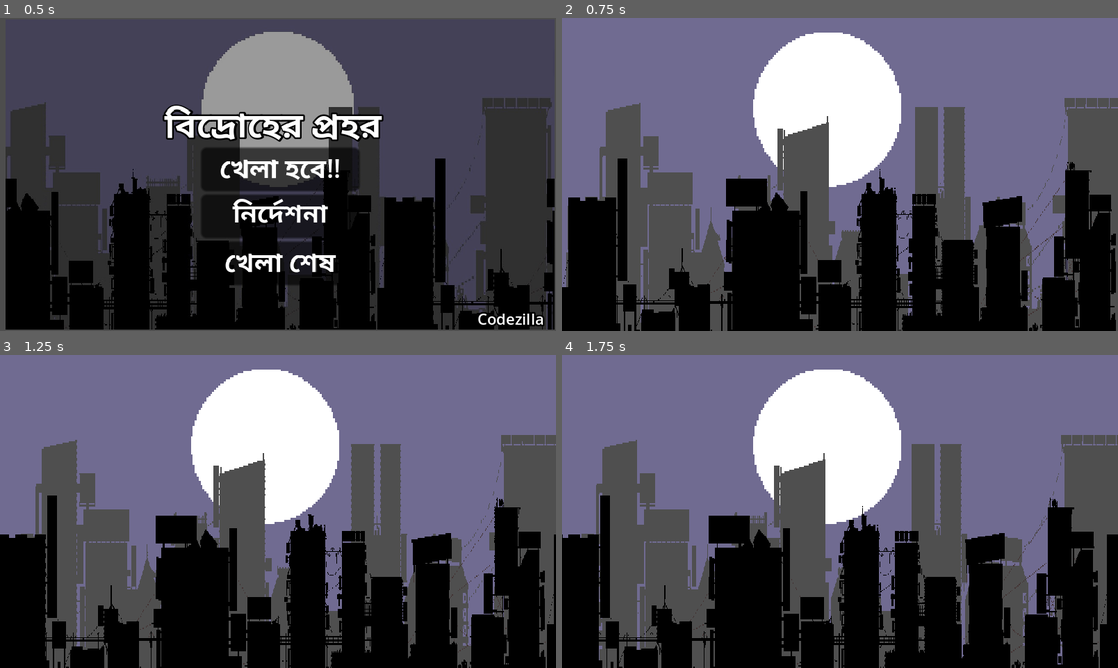
Above: before the commit, frames 1-4 (two rows, left to right).
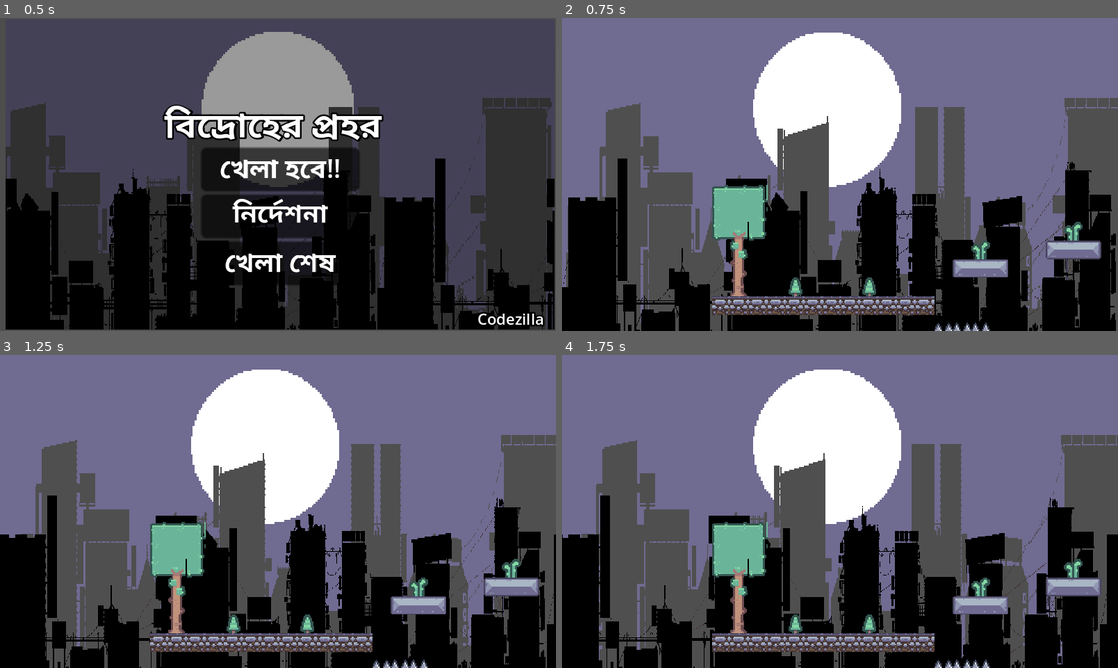
Above: after the commit, the same moments.

Repository: AryanZihan/codezillagamejam2024
Game: Godot game, scene res://Scenes/main_menu.tscn
The game is run twice, just before and just after one commit, with the same random seed, the same clock (stepped at 60 frames per second) and the same inputs.
Inputs:
- Up to frame 1 (0.5 s): no input
- Up to frame 2 (0.75 s): click "খেলা হবে!!" at 0.5 s
- Up to frame 3 (1.25 s): no input
- Up to frame 4 (1.75 s): no input

Frame 1 is identical in both runs. In frame 2, 6.2% of the frame differs, in the area x 27-97%, y 53-100%; in frame 3, 6.2%; in frame 4, 6.2%.

Commit message:
added collisions

Diff:
--- a/Scenes/game.tscn
+++ b/Scenes/game.tscn
@@ -92,11 +92,11 @@
 2:2/0 = 0
 2:2/0/physics_layer_0/polygon_0/points = PackedVector2Array(-32, -32, 32, -32, 32, 32, -32, 32)
 3:2/0 = 0
-3:2/0/physics_layer_0/polygon_0/points = PackedVector2Array(-32, -32, 32, -32, 32, 32, -32, 32)
+3:2/0/physics_layer_0/polygon_0/points = PackedVector2Array(-32, -32, -15, -32, -14, -16, 32, -15.5, 32, 8, -12, 8.5, -13.5, 23.5, -32, 22.5)
 4:2/0 = 0
-4:2/0/physics_layer_0/polygon_0/points = PackedVector2Array(-32, -32, 32, -32, 32, 32, -32, 32)
+4:2/0/physics_layer_0/polygon_0/points = PackedVector2Array(-32, -15, 32, -15.5, 32, 8, -32, 8)
 5:2/0 = 0
-5:2/0/physics_layer_0/polygon_0/points = PackedVector2Array(-32, -32, 32, -32, 32, 32, -32, 32)
+5:2/0/physics_layer_0/polygon_0/points = PackedVector2Array(-32, -15, 12.5012, -15.3477, 13.5, -32, 32, -32, 32, 23.5, 14, 24.5, 12, 8, -32, 8)
 6:2/0 = 0
 7:2/0 = 0
 8:2/0 = 0
@@ -125,7 +125,7 @@
 3:3/0 = 0
 4:3/0 = 0
 5:3/0 = 0
-5:3/0/physics_layer_0/polygon_0/points = PackedVector2Array(-32, -32, 32, -32, 32, 32, -32, 32)
+5:3/0/physics_layer_0/polygon_0/points = PackedVector2Array(-19.5, -7.5, -2, 32, 17.5, -5, 32, 32, -32, 32)
 6:3/0 = 0
 7:3/0 = 0
 8:3/0 = 0
@@ -725,3 +725,4 @@
 [node name="TileMap" type="TileMap" parent="."]
 tile_set = SubResource("TileSet_1eynf")
 format = 2
+layer_0/tile_data = PackedInt32Array(983048, 65536, 0, 983059, 65536, 0, 983058, 65536, 0, 983057, 65536, 0, 983056, 65536, 0, 983055, 65536, 0, 983054, 65536, 0, 983053, 65536, 0, 983052, 65536, 0, 983051, 65536, 0, 983050, 65536, 0, 983049, 65536, 0, 851989, 196608, 0, 851990, 262144, 0, 851991, 327680, 0, 786458, 196608, 0, 786459, 262144, 0, 786460, 327680, 0, 1048596, 327680, 3, 1048597, 327680, 3, 1048598, 327680, 3, 917520, 131072, 4, 917516, 131072, 4, 786454, 65536, 4, 720923, 65536, 4, 720905, 196608, 5, 786441, 196608, 6, 851977, 196608, 7, 917513, 196608, 8, 589832, 0, 5, 655368, 0, 6, 589833, 65536, 5, 655369, 65536, 6, 589834, 131072, 5, 655370, 131072, 6, 720904, 0, 7, 720906, 131072, 7)
